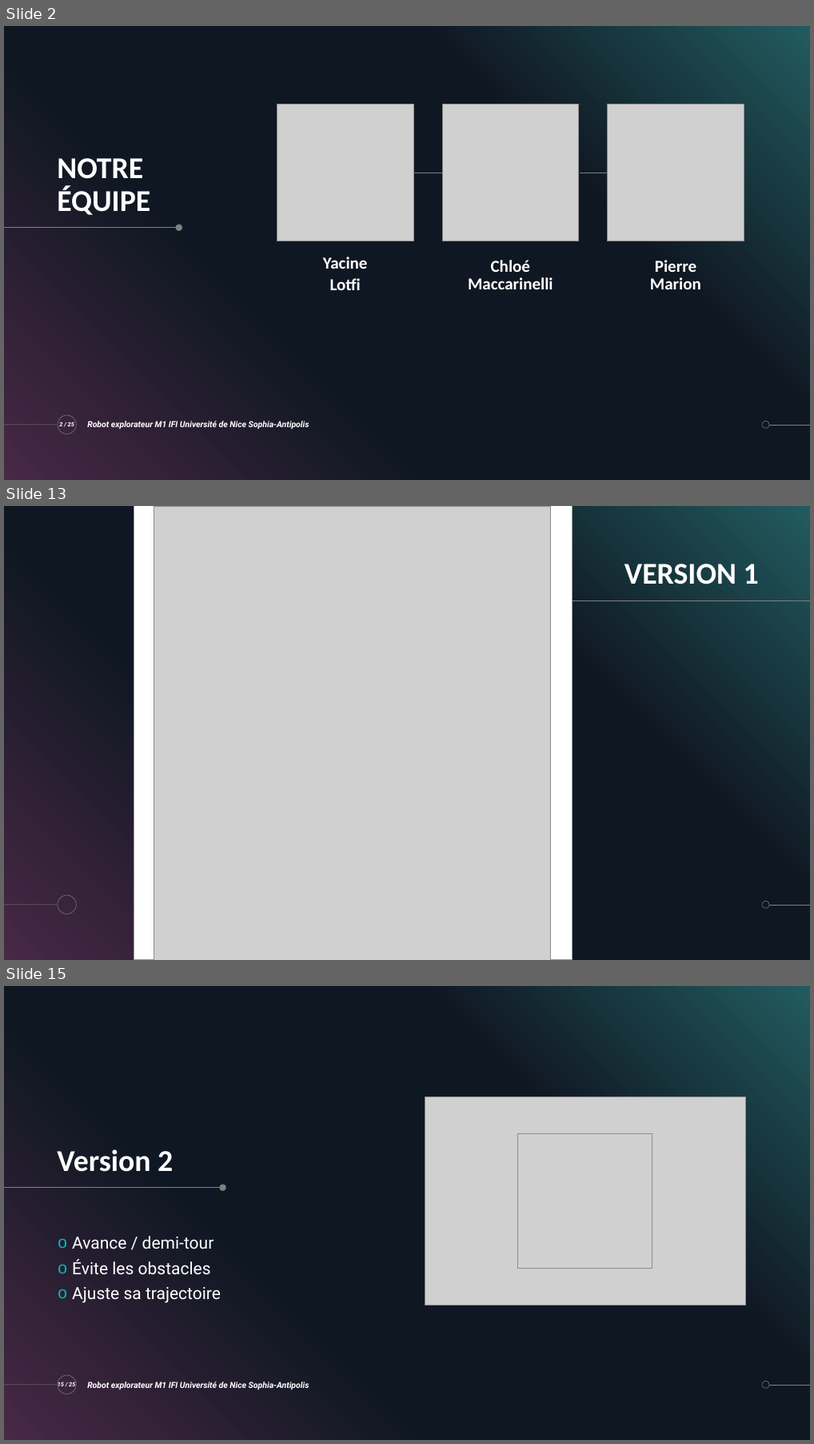
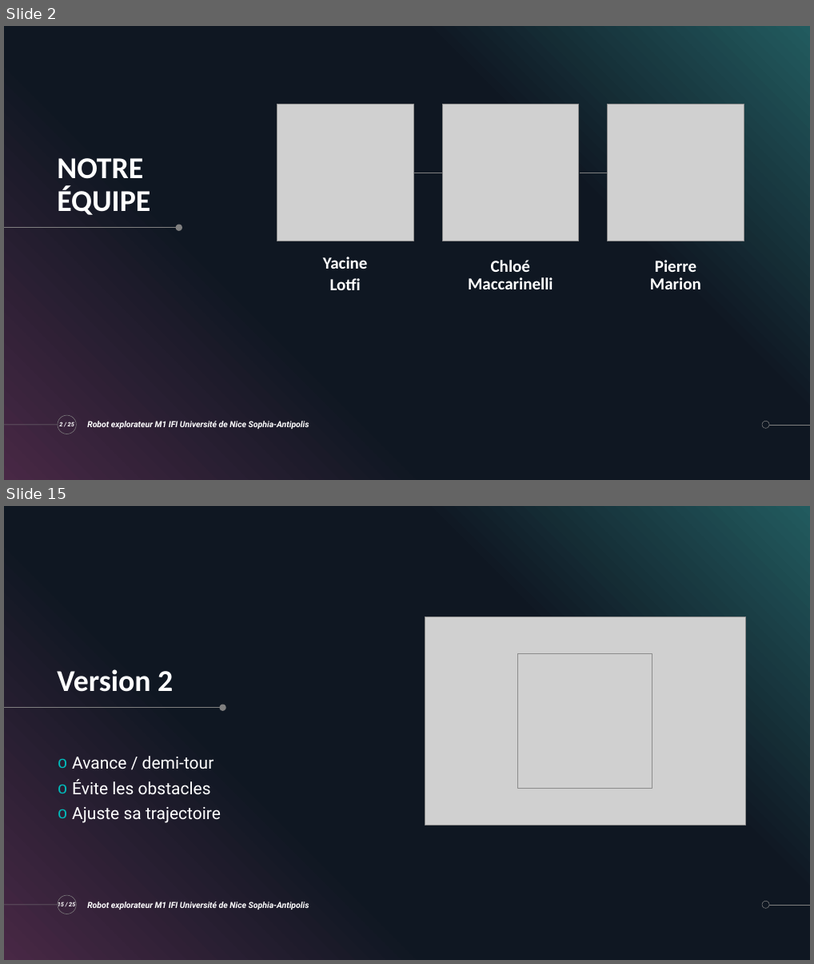
Before and after one commit to ChloeMaccarinelli/TER_M1_S2, a slide deck: doc/Diapo_LOTFI_MACCARINELLI_MARION.pptx. Shown one above the other, each under a label of ours: slides 2, 13 and 15 before the commit, slides 2 and 15 after it; the slides between them are not shown. The pictures are 814x1444 and 814x964 pixels, drawn with LibreOffice and Linux fonts; fonts in the diff are those of the drawing; grey boxes stand for pictures; background and template pictures are left out. Boxes give left, top, right and bottom in pixels: in the first picture for what was removed or moved away, otherwise in the second. Text is boxed around its words. In the diff, an @@ line names an element or a change of style, - is before the commit and + after.

```diff
--- a/doc/Diapo_LOTFI_MACCARINELLI_MARION.pptx
+++ b/doc/Diapo_LOTFI_MACCARINELLI_MARION.pptx
@@ slide 13 removed at [4,506,810,960], background #000000; not listed: 5 template elements that a slide beside it also shows @@
@@ rectangle removed at [134,506,573,960] @@
@@ picture removed at [154,506,551,960] @@
@@ title removed at [625,564,759,584] @@
-VERSION 1
@@ line removed from (810, 600) to (396, 600) @@
```
Also in this commit, not shown: 20 slides changed, 1 slide added.
